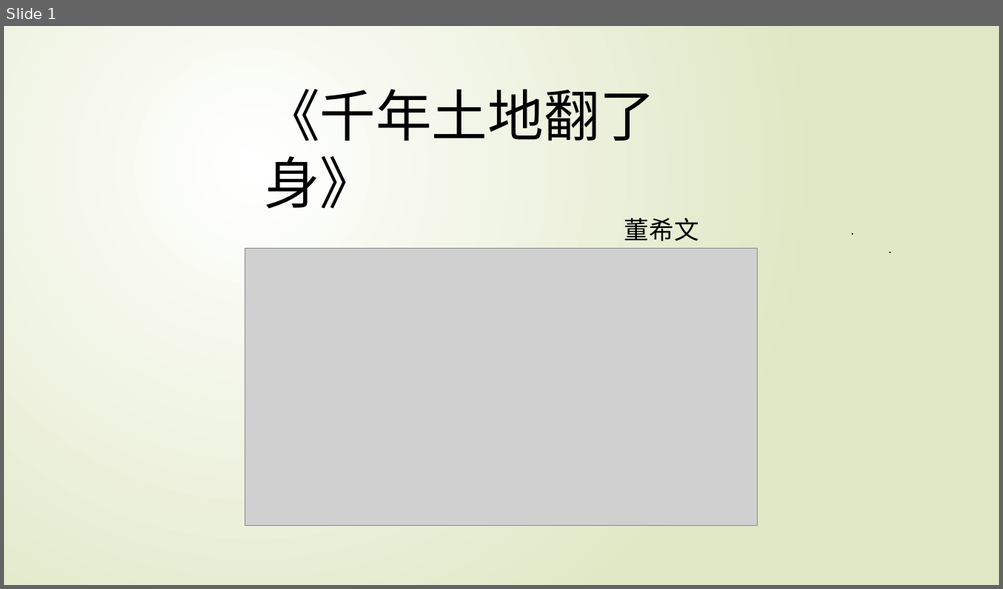
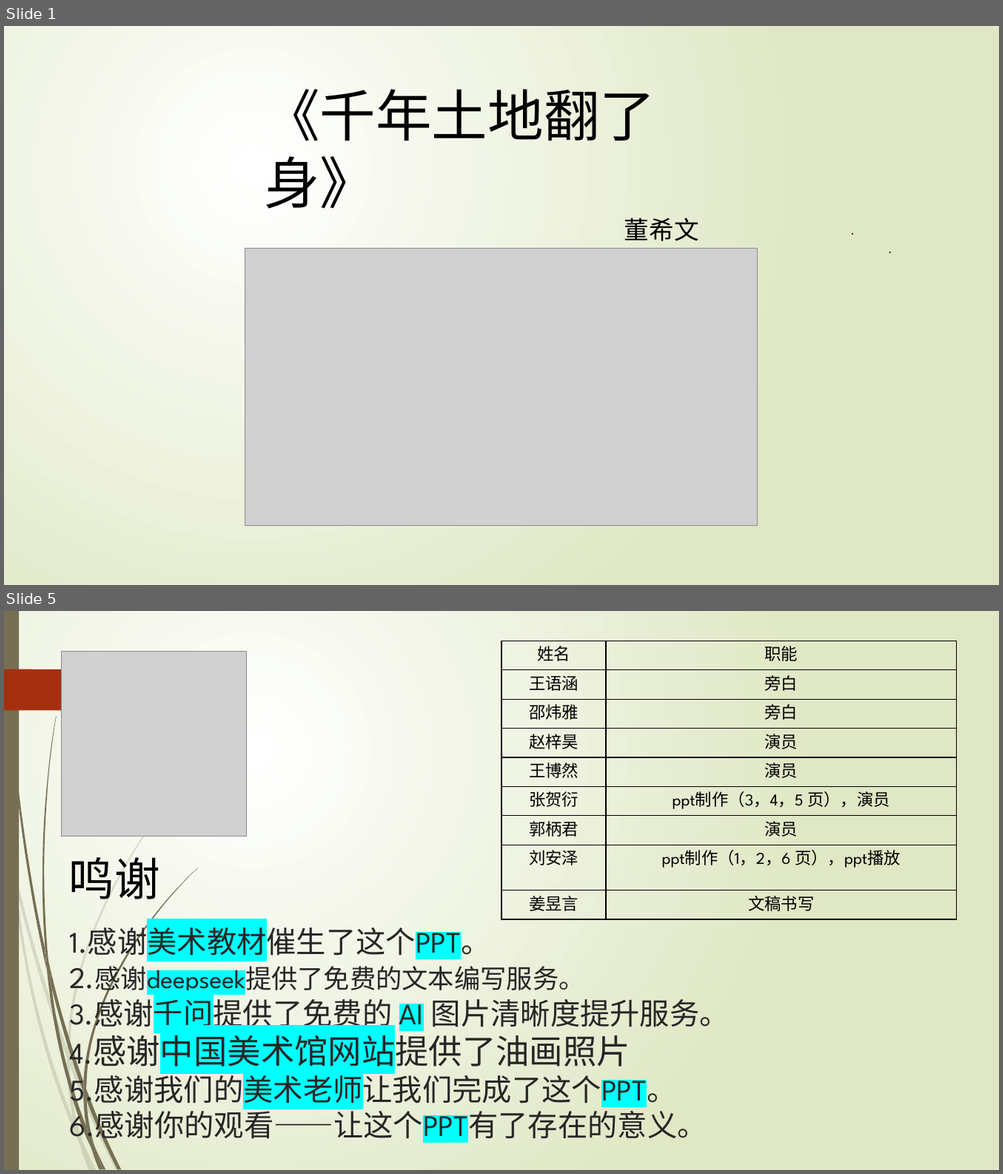
Before and after one commit to Zhao-Yidan1982/meishuzuoye, a slide deck: 《千年土地翻了身》.pptx. Shown one above the other, each under a label of ours: slide 1 before the commit, slides 1 and 5 after it; the slides between them are not shown. The pictures are 1003x589 and 1003x1174 pixels, drawn with LibreOffice and Linux fonts; fonts in the diff are those of the drawing; grey boxes stand for pictures. Boxes give left, top, right and bottom in pixels: in the first picture for what was removed or moved away, otherwise in the second. Text is boxed around its words. In the diff, an @@ line names an element or a change of style, - is before the commit and + after.

```diff
--- a/《千年土地翻了身》.pptx
+++ b/《千年土地翻了身》.pptx
@@ slide 5 added at (x1=4, y1=611, x2=999, y2=1170), background gradient #FFFFFF to #DFE8C4 @@
@@ rectangle added at (x1=4, y1=611, x2=19, y2=1170), fill #766F54 @@
@@ picture added at (x1=62, y1=651, x2=247, y2=836) @@
@@ table added at (x1=502, y1=641, x2=957, y2=920), 9 rows, 2 columns @@
+姓名 | 职能
+王语涵 | 旁白
+邵炜雅 | 旁白
+赵梓昊 | 演员
+王博然 | 演员
+张贺衍 | ppt制作（3，4，5 页），演员
+郭柄君 | 演员
+刘安泽 | ppt制作（1，2，6 页），ppt播放
+姜昱言 | 文稿书写
@@ freeform shape added at (x1=4, y1=669, x2=134, y2=710), fill #A53010 @@
@@ text added at (x1=69, y1=857, x2=160, y2=900), 44 pt, text #000000 @@
+鸣谢
@@ title added at (x1=69, y1=923, x2=729, y2=1145), 28.8 pt, text #262626 @@
+1.感谢美术教材催生了这个PPT。
+2.感谢deepseek提供了免费的文本编写服务。
+3.感谢千问提供了免费的 AI 图片清晰度提升服务。
+4.感谢中国美术馆网站提供了油画照片
+5.感谢我们的美术老师让我们完成了这个PPT。
+6.感谢你的观看——让这个PPT有了存在的意义。
@@ group added at (x1=4, y1=725, x2=237, y2=1170): 10 freeform shapes @@
@@ group added at (x1=6, y1=611, x2=198, y2=1170): 12 freeform shapes @@
```
Also in this commit, not shown: 1 slide changed, 2 other slides added, 1 slide removed, 3 other files.
